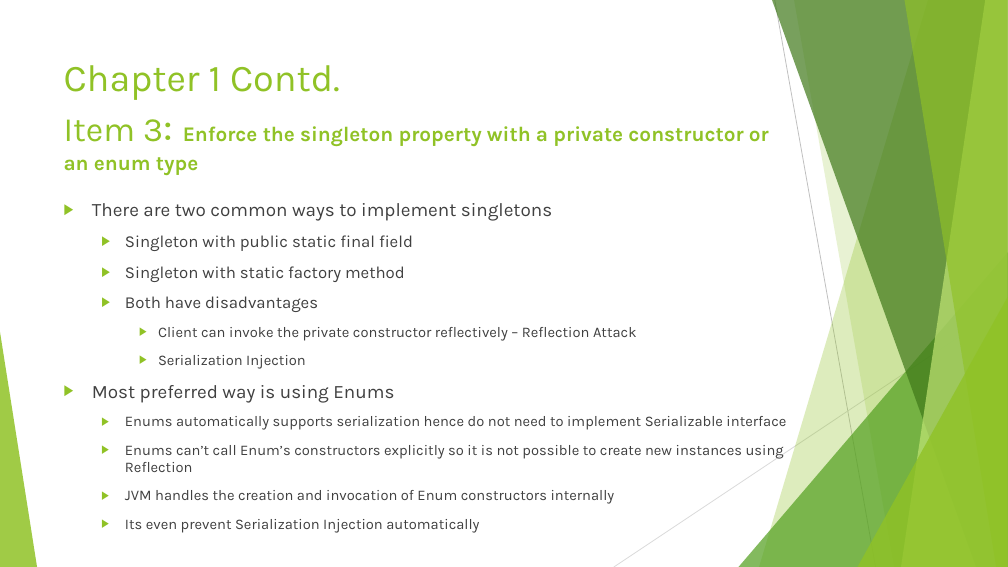
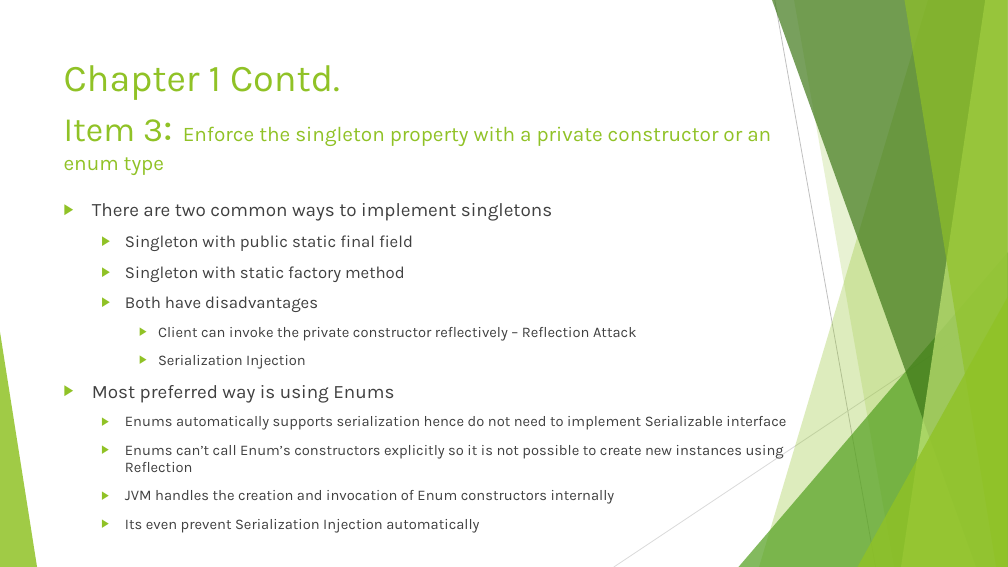
Before and after one commit to chinthanabt/EffectiveJava, a slide deck: slide 7 of EffectiveJava.pptx. Drawn at 1008x567 pixels with LibreOffice and Linux fonts; fonts in the diff are those of the drawing. Boxes give left, top, right and bottom in pixels: in the first picture for what was removed or moved away, otherwise in the second. Text is boxed around its words. In the diff, an @@ line names an element or a change of style, - is before the commit and + after.

```diff
--- a/EffectiveJava.pptx
+++ b/EffectiveJava.pptx
@@ title "Chapter 1 Contd. Item 3: ..." at (64, 65, 771, 175): bold off in "Enforce the singleton property with a private ..." @@
```
Also in this commit, not shown: 2 other slides changed, 3 slides added, 2 slides removed, 8 other files.
